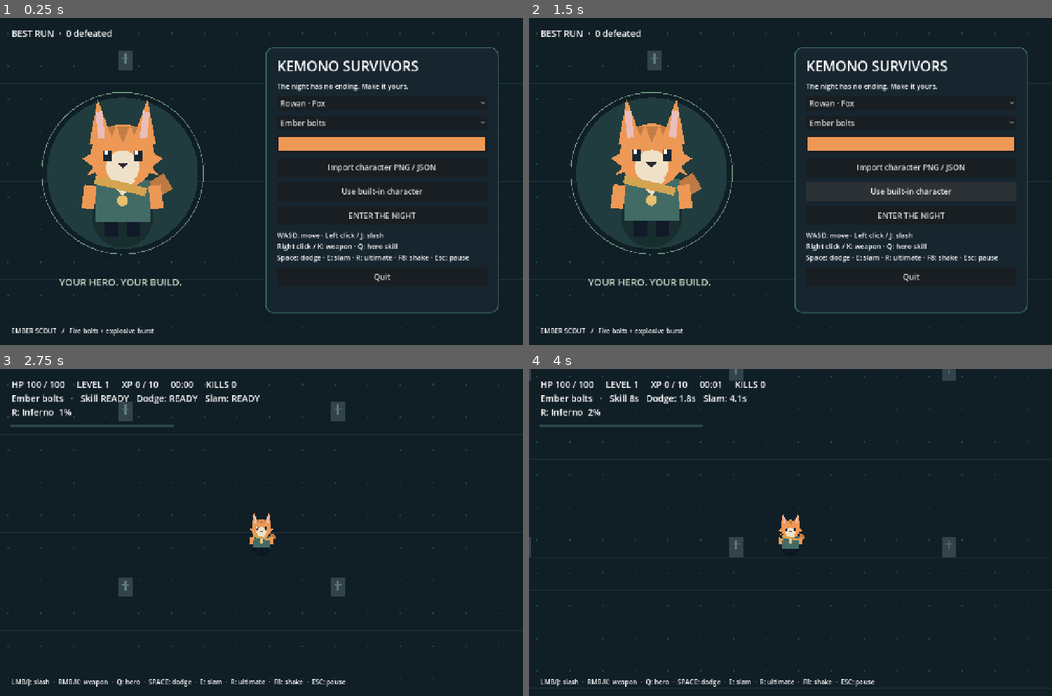
Above: before the commit, frames 1-4 (two rows, left to right).
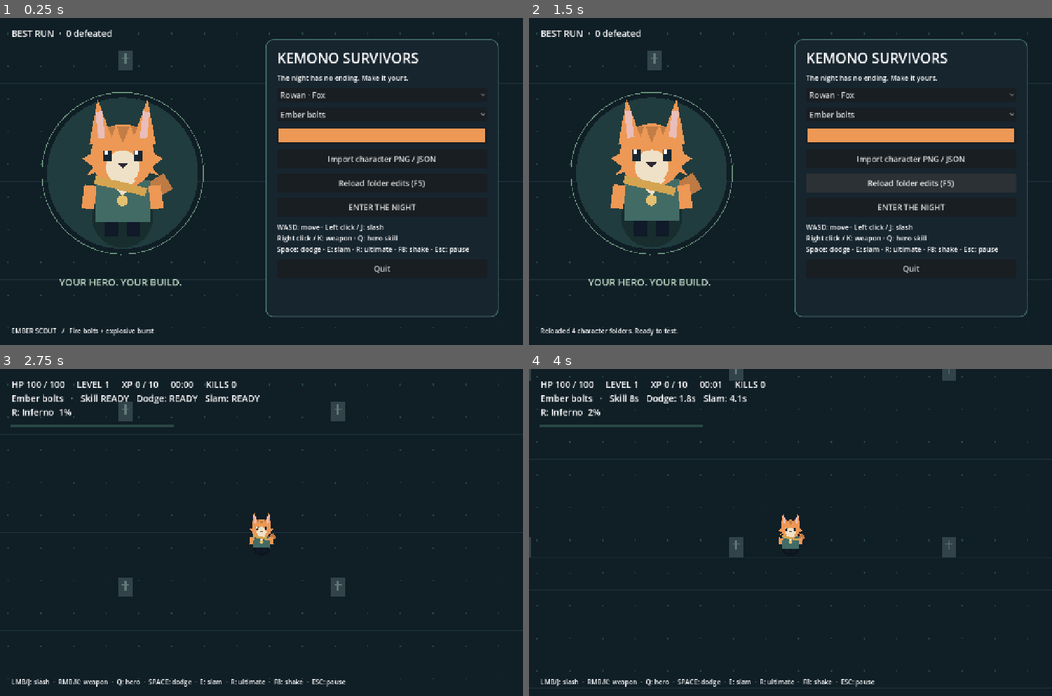
Above: after the commit, the same moments.

Repository: walpbear/Testing
Game: Godot game, scene res://main.tscn
The game is run twice, just before and just after one commit, with the same random seed, the same clock (stepped at 60 frames per second) and the same inputs.
Inputs (mouse positions are in pixels of both pictures, inside the frame that each line leads up to):
- Up to frame 1 (0.25 s): no input
- Up to frame 2 (1.5 s): click (910, 191) at 0.5 s, where only the run before the commit has a clickable "Use built-in character"; click (910, 181) at 1.25 s, where only the run after the commit has a clickable "Reload folder edits (F5)"
- Up to frame 3 (2.75 s): click "ENTER THE NIGHT" at 2 s
- Up to frame 4 (4 s): tap Enter at 2.75 s; move the mouse to (905, 516) at 2.77 s; hold D 2.78-3.53 s; tap Q at 2.85 s; click (905, 516) at 2.92 s; tap Space at 3.02, 3.77 s; tap E at 3.05, 3.6 s; move the mouse to (685, 548) at 3.52 s; hold S from 3.53 s (still down); tap R at 3.8 s

The runs differ from the first frame. In frame 1, 7.3% of the frame differs, in the area x 50-96%, y 6-92%; in frame 2, 7.6%, in the area x 2-96%, y 6-98%; in frame 3, less than 0.1%; in frame 4, less than 0.1%.

Commit message:
Add editable character folders and live reload at camp

Diff:
--- /dev/null
+++ b/kemono-survivors/characters/1-fox/character.json
@@ -0,0 +1,18 @@
+{
+  "name": "Rowan Custom",
+  "class": 0,
+  "species": "fox",
+  "color": "ed9855",
+  "weapon": 0,
+  "hp": 100,
+  "speed": 220,
+  "damage": 22,
+  "attack_interval": 0.72,
+  "knockback": 1,
+  "skill_cooldown": 9,
+  "slam_cooldown": 5,
+  "ultimate_charge_rate": 1.5,
+  "ultimate_duration": 5,
+  "sprite_size": 1,
+  "fps": 8
+}
--- /dev/null
+++ b/kemono-survivors/characters/2-rabbit/character.json
@@ -0,0 +1,18 @@
+{
+  "name": "Luna Custom",
+  "class": 1,
+  "species": "rabbit",
+  "color": "d5b7f2",
+  "weapon": 1,
+  "hp": 85,
+  "speed": 265,
+  "damage": 22,
+  "attack_interval": 0.72,
+  "knockback": 1,
+  "skill_cooldown": 5,
+  "slam_cooldown": 5,
+  "ultimate_charge_rate": 1.5,
+  "ultimate_duration": 5,
+  "sprite_size": 1,
+  "fps": 8
+}
--- /dev/null
+++ b/kemono-survivors/characters/3-wolf/character.json
@@ -0,0 +1,18 @@
+{
+  "name": "Kael Custom",
+  "class": 2,
+  "species": "wolf",
+  "color": "8fc7d3",
+  "weapon": 2,
+  "hp": 130,
+  "speed": 195,
+  "damage": 22,
+  "attack_interval": 0.72,
+  "knockback": 1,
+  "skill_cooldown": 12,
+  "slam_cooldown": 5,
+  "ultimate_charge_rate": 1.5,
+  "ultimate_duration": 5,
+  "sprite_size": 1,
+  "fps": 8
+}
--- /dev/null
+++ b/kemono-survivors/characters/4-cat/character.json
@@ -0,0 +1,18 @@
+{
+  "name": "Yuki Custom",
+  "class": 3,
+  "species": "cat",
+  "color": "f1c679",
+  "weapon": 3,
+  "hp": 95,
+  "speed": 230,
+  "damage": 22,
+  "attack_interval": 0.72,
+  "knockback": 1,
+  "skill_cooldown": 10,
+  "slam_cooldown": 5,
+  "ultimate_charge_rate": 1.5,
+  "ultimate_duration": 5,
+  "sprite_size": 1,
+  "fps": 8
+}
--- a/kemono-survivors/scripts/game.gd
+++ b/kemono-survivors/scripts/game.gd
@@ -1,12 +1,14 @@
 extends Node2D
 
 const Art = preload("res://scripts/custom_art.gd")
-const HEROES = [
+const DEFAULT_HEROES = [
 	{"name":"Rowan · Fox", "species":"fox", "color":"ed9855", "weapon":0, "speed":220.0, "hp":100.0, "lore":"EMBER SCOUT   /   Fire bolts + explosive burst"},
 	{"name":"Luna · Rabbit", "species":"rabbit", "color":"d5b7f2", "weapon":1, "speed":265.0, "hp":85.0, "lore":"MOON DANCER   /   Orbit blades + swift dash"},
 	{"name":"Kael · Wolf", "species":"wolf", "color":"8fc7d3", "weapon":2, "speed":195.0, "hp":130.0, "lore":"FROST WARDEN   /   Frost pulse + healing howl"},
 	{"name":"Yuki · Cat", "species":"cat", "color":"f1c679", "weapon":3, "speed":230.0, "hp":95.0, "lore":"STORM WEAVER   /   Lightning + thunder strike"}
 ]
+var HEROES: Array = DEFAULT_HEROES.duplicate(true)
+var mod_errors: Array[String] = []
 const WEAPONS = ["Ember bolts", "Orbit blades", "Frost pulse", "Lightning"]
 var hero := 0
 var weapon := 0
@@ -68,6 +70,7 @@
 
 func _ready() -> void:
 	rng.randomize()
+	load_character_folders()
 	load_settings()
 	build_sounds()
 	build_ui()
@@ -116,7 +119,7 @@
 	notice = label("", 16)
 	notice.position = Vector2(28, 754)
 	control.add_child(notice)
-	menu = panel_at(Rect2(650, 72, 570, 650))
+	menu = panel_at(Rect2(650, 52, 570, 680))
 	control.add_child(menu)
 	var box := VBoxContainer.new()
 	box.add_theme_constant_override("separation", 13)
@@ -137,7 +140,7 @@
 	color_picker.color_changed.connect(func(value): tint = value)
 	box.add_child(color_picker)
 	box.add_child(button("Import character PNG / JSON", func(): file_dialog.popup_centered_ratio(0.75)))
-	box.add_child(button("Use built-in character", func(): custom = false; select_hero(hero)))
+	box.add_child(button("Reload folder edits (F5)", reload_character_folders))
 	box.add_child(button("ENTER THE NIGHT", start_run))
 	box.add_child(label("WASD: move · Left click / J: slash\nRight click / K: weapon · Q: hero skill\nSpace: dodge · E: slam · R: ultimate · F8: shake · Esc: pause", 17))
 	box.add_child(button("Quit", func(): get_tree().quit()))
@@ -153,14 +156,18 @@
 	select_hero(hero)
 
 func select_hero(index: int) -> void:
-	hero = index
+	hero = clampi(index, 0, HEROES.size()-1)
+	custom = false
+	var manifest: String = str(HEROES[hero].get("manifest", ""))
+	if manifest != "" and HEROES[hero].has("poses"):
+		custom = art.open(manifest)
 	if is_instance_valid(hero_select): hero_select.select(hero)
 	weapon = int(HEROES[hero].weapon)
 	tint = Color(HEROES[hero].color)
 	if is_instance_valid(weapon_select):
 		weapon_select.select(weapon)
 		color_picker.color = tint
-		notice.text = HEROES[hero].lore
+		notice.text = str(HEROES[hero].lore) + (" · " + art.last_error if manifest != "" and HEROES[hero].has("poses") and not custom else "")
 
 func import_character(path: String) -> bool:
 	if not art.open(path):
@@ -184,8 +191,8 @@
 	player = Vector2.ZERO
 	max_hp = float(HEROES[hero].hp)
 	speed = float(HEROES[hero].speed)
-	damage = 22.0
-	attack_interval = 0.72
+	damage = character_number("damage",22,1,500)
+	attack_interval = character_number("attack_interval",0.72,0.1,5)
 	hp = max_hp
 	elapsed = 0
 	kills = 0
@@ -221,6 +228,7 @@
 
 func _unhandled_key_input(event: InputEvent) -> void:
 	if not event is InputEventKey or not event.pressed or event.echo: return
+	if event.keycode == KEY_F5 and state == "menu": reload_character_folders()
 	if event.keycode == KEY_F8: shake_enabled = not shake_enabled
 	if event.keycode == KEY_F11:
 		DisplayServer.window_set_mode(DisplayServer.WINDOW_MODE_WINDOWED if DisplayServer.window_get_mode() == DisplayServer.WINDOW_MODE_FULLSCREEN else DisplayServer.WINDOW_MODE_FULLSCREEN)
@@ -256,20 +264,20 @@
 	shake_strength = maxf(0, shake_strength - dt * 32)
 	shake_offset = Vector2(rng.randf_range(-1,1), rng.randf_range(-1,1)) * shake_strength if shake_enabled else Vector2.ZERO
 	cast_time = maxf(0, cast_time - dt)
-	ultimate_charge = minf(100, ultimate_charge + dt * 1.5)
+	ultimate_charge = minf(100, ultimate_charge + dt * character_number("ultimate_charge_rate",1.5,0,50))
 	if ultimate_time > 0:
 		ultimate_time = maxf(0, ultimate_time - dt)
 		ultimate_tick -= dt
 		if ultimate_tick <= 0:
 			ultimate_tick = 0.5
 			add_shake(10)
-			var radius: float = [360, 260, 320, 550][hero]
-			area_damage(radius, damage * [2.2, 2.0, 1.6, 2.5][hero], Color(HEROES[hero].color))
-			if hero == 2:
+			var radius: float = [360, 260, 320, 550][hero_class()]
+			area_damage(radius, damage * [2.2, 2.0, 1.6, 2.5][hero_class()], Color(HEROES[hero].color))
+			if hero_class() == 2:
 				hp = minf(max_hp, hp + max_hp * 0.06)
 				for enemy in enemies:
 					if player.distance_to(enemy.pos) < radius: enemy.slow = 1.5
-	player += movement * speed * (1.5 if ultimate_time > 0 and hero == 1 else 1.0) * dt
+	player += movement * speed * (1.5 if ultimate_time > 0 and hero_class() == 1 else 1.0) * dt
 	invincible = maxf(0, invincible - dt)
 	skill_cooldown = maxf(0, skill_cooldown - dt)
 	attack_timer = maxf(0, attack_timer - dt)
@@ -337,7 +345,7 @@
 	hud.text = "HP %d / %d     LEVEL %d     XP %d / %d     %02d:%02d     KILLS %d\n%s   ·   Skill %s" % [maxi(0, int(hp)), int(max_hp), level, int(xp), int(xp_needed), int(elapsed)/60, int(elapsed)%60, kills, WEAPONS[weapon], "READY" if skill_cooldown <= 0 else "%ds" % int(ceil(skill_cooldown))]
 	hud.text += "   Dodge: %s   Slam: %s" % ["READY" if dodge_cd <= 0 else "%.1fs" % dodge_cd, "READY" if slam_cd <= 0 else "%.1fs" % slam_cd]
 
-	hud.text += "\nR: %s  %s" % [ULTIMATES[hero], "ACTIVE" if ultimate_time > 0 else ("READY" if ultimate_charge >= 100 else "%d%%" % int(ultimate_charge))]
+	hud.text += "\nR: %s  %s" % [ULTIMATES[hero_class()], "ACTIVE" if ultimate_time > 0 else ("READY" if ultimate_charge >= 100 else "%d%%" % int(ultimate_charge))]
 
 func spawn_enemy(kind := -1, at := Vector2.INF) -> void:
 	if enemies.size() >= 220: return
@@ -393,8 +401,8 @@
 	cast_time = 0.4
 	add_shake(9)
 	play_sound("skill")
-	skill_cooldown = [9.0, 5.0, 12.0, 10.0][hero]
-	match hero:
+	skill_cooldown = character_number("skill_cooldown",[9.0, 5.0, 12.0, 10.0][hero_class()],0.1,120)
+	match hero_class():
 		0: area_damage(280, damage * 4, Color("ff9765"))
 		1:
 			player += (movement if movement.length() > 0 else Vector2.RIGHT) * 190
@@ -454,7 +462,7 @@
 	var parsed: Variant = JSON.parse_string(FileAccess.get_file_as_string("user://survivors-save.json"))
 	if parsed is Dictionary:
 		best = maxi(0, int(parsed.get("best", 0)))
-		hero = clampi(int(parsed.get("hero", 0)), 0, 3)
+		hero = clampi(int(parsed.get("hero", 0)), 0, HEROES.size()-1)
 
 func screen_pos(world: Vector2) -> Vector2:
 	return world - player + Vector2(640, 410) + shake_offset
@@ -540,7 +548,7 @@
 		var texture: Texture2D = art.texture_for(pose, int(elapsed * clampf(float(art.profile.get("fps", 8)), 1, 30)))
 		if texture:
 			var dimensions := texture.get_size()
-			var fit := Vector2(76, 90) * scale_value
+			var fit := Vector2(76, 90) * scale_value * character_number("sprite_size",1,0.25,3)
 			var ratio := minf(fit.x / dimensions.x, fit.y / dimensions.y)
 			var size_value := dimensions * ratio
 			draw_texture_rect(texture, Rect2(p + Vector2(0, 8 * scale_value) - size_value / 2, size_value), false)
@@ -637,7 +645,7 @@
 
 func slam() -> bool:
 	if state != "playing" or slam_cd > 0: return false
-	slam_cd = 5.0
+	slam_cd = character_number("slam_cooldown",5,0.1,120)
 	cast_time = 0.4
 	add_shake(9)
 	play_sound("skill")
@@ -651,7 +659,7 @@
 	add_shake(3.5)
 	var direction: Vector2 = (enemy.pos - player).normalized()
 	if direction == Vector2.ZERO: direction = facing
-	enemy.push = direction * (520 if not enemy.elite else 300)
+	enemy.push = direction * (520 if not enemy.elite else 300) * character_number("knockback",1,0,5)
 	ultimate_charge = minf(100, ultimate_charge + 0.8)
 	effects.append({"pos":enemy.pos,"radius":13.0,"color":Color("ffd09b"),"life":0.5,"damage":amount})
 	play_sound("hit")
@@ -691,14 +699,72 @@
 func use_ultimate() -> bool:
 	if state != "playing" or ultimate_charge < 100 or ultimate_time > 0: return false
 	ultimate_charge = 0
-	ultimate_time = 5.0
+	ultimate_time = character_number("ultimate_duration",5,1,30)
 	ultimate_tick = 0
 	cast_time = 0.6
 	add_shake(16)
 	invincible = maxf(invincible, 1.0)
 	play_sound("level")
-	if hero == 1: blade_time = 5.0
+	if hero_class() == 1: blade_time = ultimate_time
 	return true
 
 func add_shake(amount: float) -> void:
 	shake_strength = minf(18, maxf(shake_strength, amount))
+
+func hero_class() -> int:
+	return clampi(int(HEROES[hero].get("class", mini(hero,3))),0,3)
+
+func character_number(key: String, fallback: float, low: float, high: float) -> float:
+	var value: Variant = HEROES[hero].get(key, fallback)
+	if not (value is float or value is int) or not is_finite(float(value)): return fallback
+	return clampf(float(value),low,high)
+
+func character_folder() -> String:
+	if OS.has_feature("editor"): return ProjectSettings.globalize_path("res://characters")
+	return OS.get_executable_path().get_base_dir().path_join("characters")
+
+func load_character_folders(root_override := "") -> void:
+	HEROES = DEFAULT_HEROES.duplicate(true)
+	mod_errors.clear()
+	var root_folder := character_folder() if root_override == "" else root_override
+	var directory := DirAccess.open(root_folder)
+	if not directory: return
+	var folders := directory.get_directories()
+	folders.sort()
+	for folder in folders:
+		var path := root_folder.path_join(folder).path_join("character.json")
+		if not FileAccess.file_exists(path): continue
+		var data: Variant = JSON.parse_string(FileAccess.get_file_as_string(path))
+		if not data is Dictionary:
+			mod_errors.append(folder + ": invalid JSON")
+			continue
+		var class_value: Variant = data.get("class", 0)
+		if not (class_value is int or class_value is float):
+			mod_errors.append(folder + ": class must be 0, 1, 2 or 3")
+			continue
+		var class_index := clampi(int(class_value),0,3)
+		var entry: Dictionary = DEFAULT_HEROES[class_index].duplicate(true)
+		entry.merge(data,true)
+		entry["class"] = class_index
+		entry["manifest"] = path
+		entry["name"] = str(entry.name).substr(0,60)
+		entry["species"] = str(entry.get("species","fox"))
+		entry["weapon"] = clampi(int(entry.get("weapon",class_index)),0,3) if (entry.get("weapon") is float or entry.get("weapon") is int) else class_index
+		entry["color"] = str(entry.get("color",DEFAULT_HEROES[class_index].color))
+		if not Color.html_is_valid(entry.color): entry.color = DEFAULT_HEROES[class_index].color
+		for spec in [["hp",20.0,2000.0],["speed",50.0,800.0]]:
+			var value: Variant = entry.get(spec[0],DEFAULT_HEROES[class_index][spec[0]])
+			entry[spec[0]] = clampf(float(value),spec[1],spec[2]) if (value is int or value is float) and is_finite(float(value)) else DEFAULT_HEROES[class_index][spec[0]]
+		HEROES.append(entry)
+
+func reload_character_folders() -> void:
+	if state != "menu": return
+	var previous_name: String = HEROES[hero].name
+	load_character_folders()
+	hero_select.clear()
+	var selected := 0
+	for i in HEROES.size():
+		hero_select.add_item(HEROES[i].name)
+		if HEROES[i].name == previous_name: selected = i
+	select_hero(selected)
+	notice.text = "Reloaded %d character folders. %s" % [HEROES.size()-4, "Ready to test." if mod_errors.is_empty() else "; ".join(mod_errors)]
--- a/kemono-survivors/tests/smoke.gd
+++ b/kemono-survivors/tests/smoke.gd
@@ -107,6 +107,32 @@
 	game.best = 0
 	game.load_settings()
 	check(game.best == 42, "save reload")
+	var mods_path := ProjectSettings.globalize_path("user://mod-test")
+	DirAccess.make_dir_recursive_absolute(mods_path.path_join("test-hero"))
+	var config_file := FileAccess.open(mods_path.path_join("test-hero/character.json"), FileAccess.WRITE)
+	config_file.store_string(JSON.stringify({"name":"Test mod","class":2,"hp":320,"speed":350,"damage":85,"knockback":2,"ultimate_duration":9,"skill_cooldown":3}))
+	config_file.close()
+	game.load_character_folders(mods_path)
+	check(game.HEROES.size() == 5, "folder discovered")
+	game.hero_select.add_item("Test mod")
+	game.select_hero(4)
+	game.start_run()
+	check(game.hp == 320 and game.damage == 85 and game.speed == 350, "folder stats applied")
+	check(game.hero_class() == 2, "folder skill class")
+	game.use_skill()
+	check(game.skill_cooldown == 3, "editable skill cooldown")
+	game.ultimate_charge = 100
+	game.use_ultimate()
+	check(game.ultimate_time == 9, "editable ultimate duration")
+	game.HEROES[4].knockback = 999
+	check(game.character_number("knockback",1,0,5) == 5, "settings clamped")
+	game.load_character_folders()
+	game.hero_select.clear()
+	for h in game.HEROES: game.hero_select.add_item(h.name)
+	game.select_hero(0)
+	game.show_menu()
+	game.reload_character_folders()
+	check(game.HEROES.size() >= 4 and game.state == "menu", "reload at camp")
 	game.start_run()
 	game.spawn_enabled = true
 	for i in range(18000):
Not shown, added: kemono-survivors/characters/EDITING-GUIDE.txt
Not shown, changed: kemono-survivors/export_presets.cfg
Not shown, changed: kemono-survivors/README.md
Not shown, changed: modding/kemono-survivors-windows.zip
